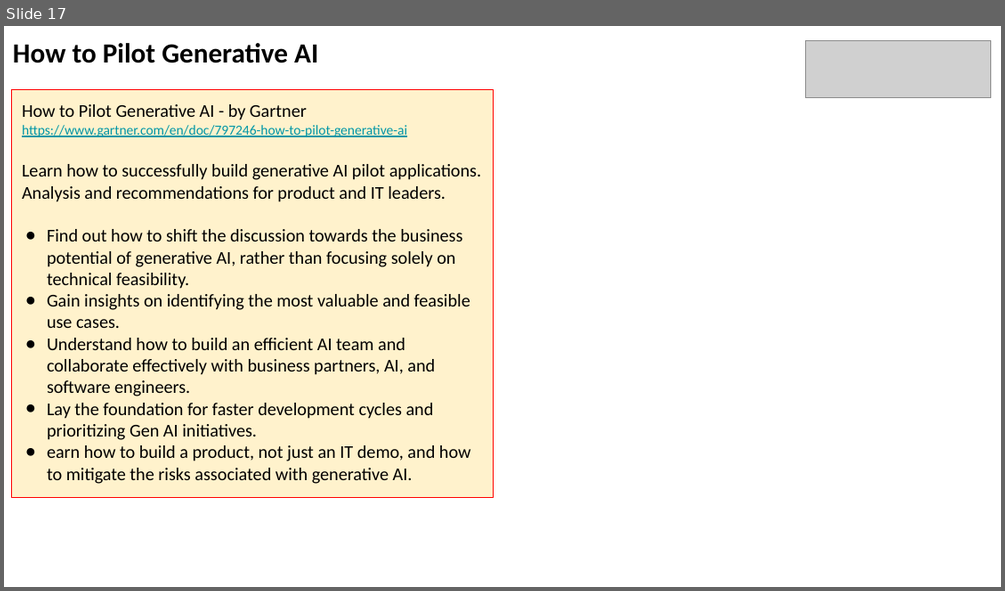
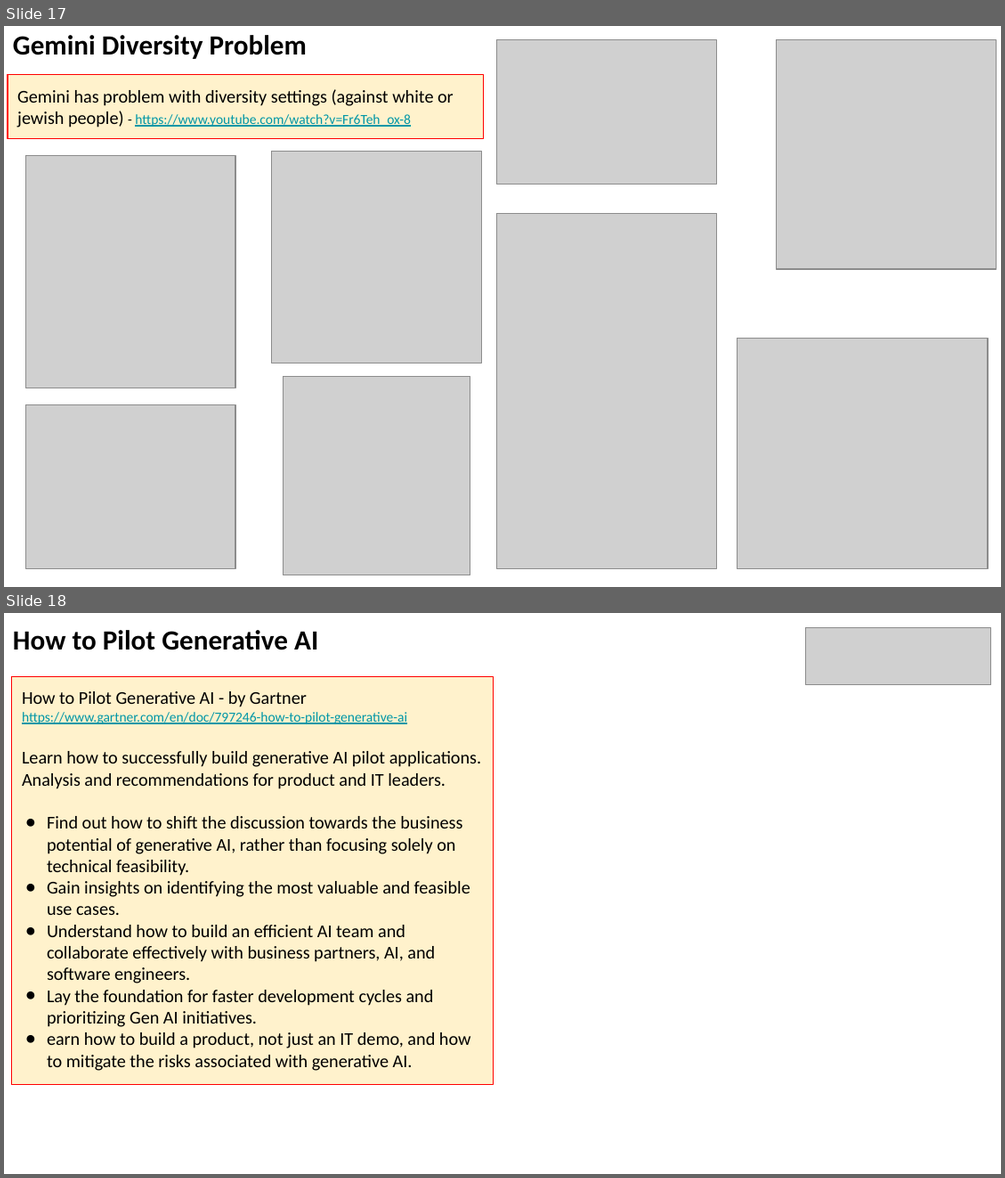
Before and after one commit to lselector/seminar, a slide deck: 2024/2024-02-23-AI-Updates.pptx. Shown one above the other, each under a label of ours: slide 17 before the commit, slides 17 and 18 after it. The pictures are 1005x591 and 1005x1178 pixels, drawn with LibreOffice and Linux fonts; fonts in the diff are those of the drawing; grey boxes stand for pictures. Boxes give left, top, right and bottom in pixels: in the first picture for what was removed or moved away, otherwise in the second. Text is boxed around its words. In the diff, an @@ line names an element or a change of style, - is before the commit and + after.

```diff
--- a/2024/2024-02-23-AI-Updates.pptx
+++ b/2024/2024-02-23-AI-Updates.pptx
@@ slide 17 added at [4,26,1001,587], background #FFFFFF @@
@@ text added at [13,35,307,59], 20 pt, text #000000, bold @@
+Gemini Diversity Problem
@@ picture added at [496,40,717,184] @@
@@ picture added at [776,40,995,269] @@
@@ rectangle added at [8,75,484,139], fill #FFF2CC, outline #FF0000 0.75 pt, 13 pt, text #000000 @@
+Gemini has problem with diversity settings (against white or jewish people) - https://www.youtube.com/watch?v=Fr6Teh_ox-8
@@ picture added at [26,156,235,389] @@
@@ picture added at [272,151,481,363] @@
@@ picture added at [496,214,717,568] @@
@@ picture added at [736,338,987,568] @@
@@ picture added at [283,376,470,574] @@
@@ picture added at [26,405,235,568] @@
@@ what was slide 17 is now slide 18 @@
```
Also in this commit, not shown: 6 slides changed, 1 other slide added.
